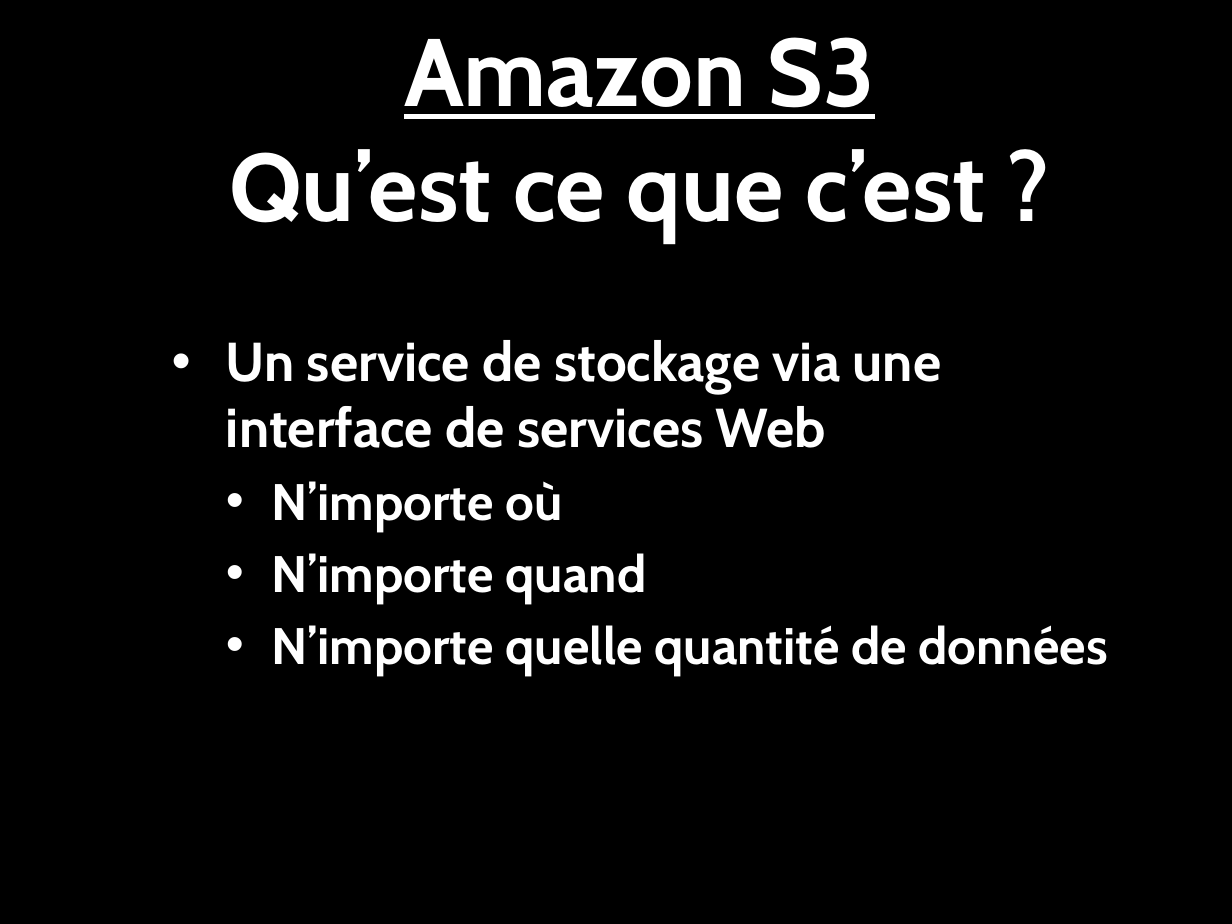
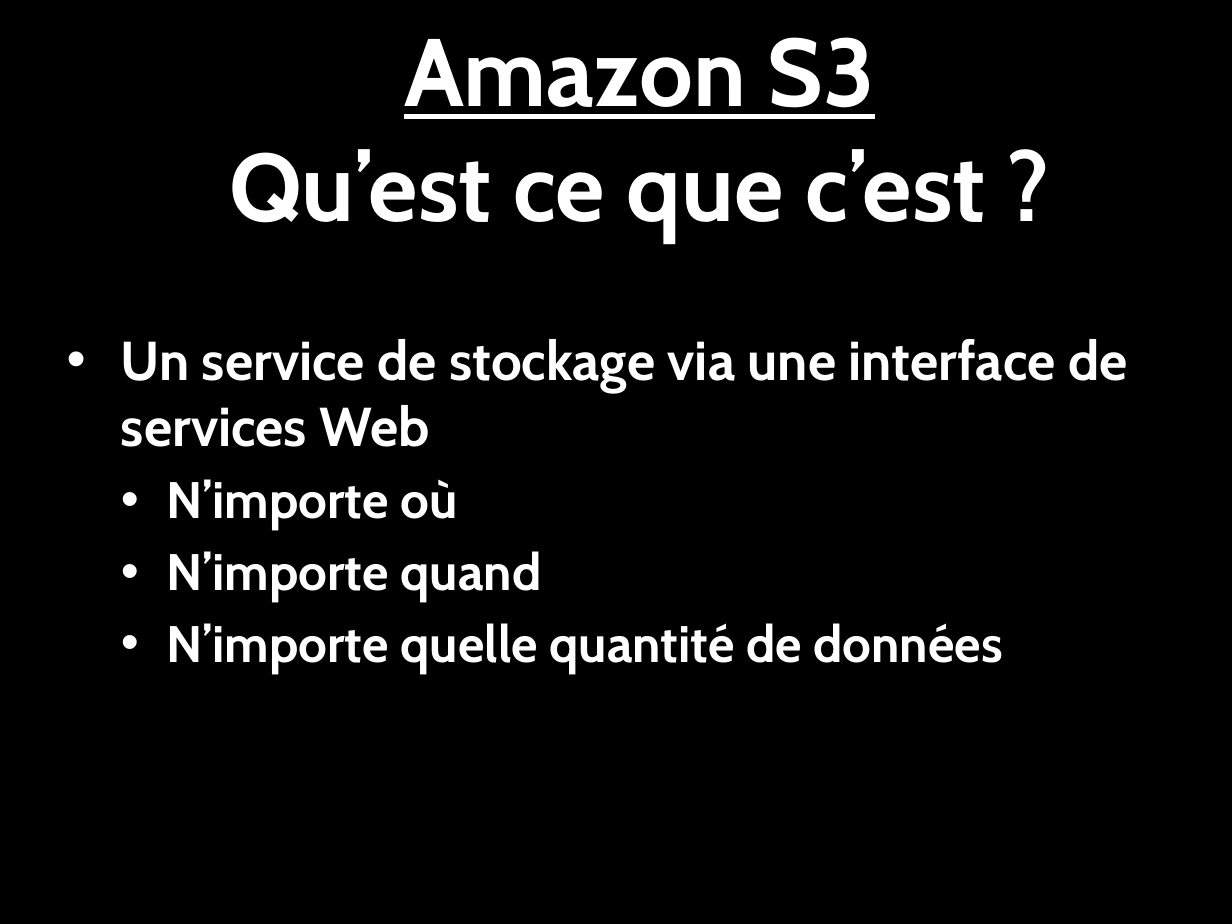
Before and after one commit to romfret/TLC, a slide deck: slide 7 of AWS - Media Hosting.pptx (slide 4 before the commit). Drawn at 1232x924 pixels with LibreOffice and Linux fonts; fonts in the diff are those of the drawing; background and template pictures are left out. Boxes give left, top, right and bottom in pixels: in the first picture for what was removed or moved away, otherwise in the second. Text is boxed around its words. In the diff, an @@ line names an element or a change of style, - is before the commit and + after.

```diff
--- a/AWS - Media Hosting.pptx
+++ b/AWS - Media Hosting.pptx
@@ text "Un service de stockage via ..." rewrapped from (226, 340, 1108, 674) to (121, 339, 1127, 673) @@
```
Also in this commit, not shown: 8 other slides changed, 3 slides added.
